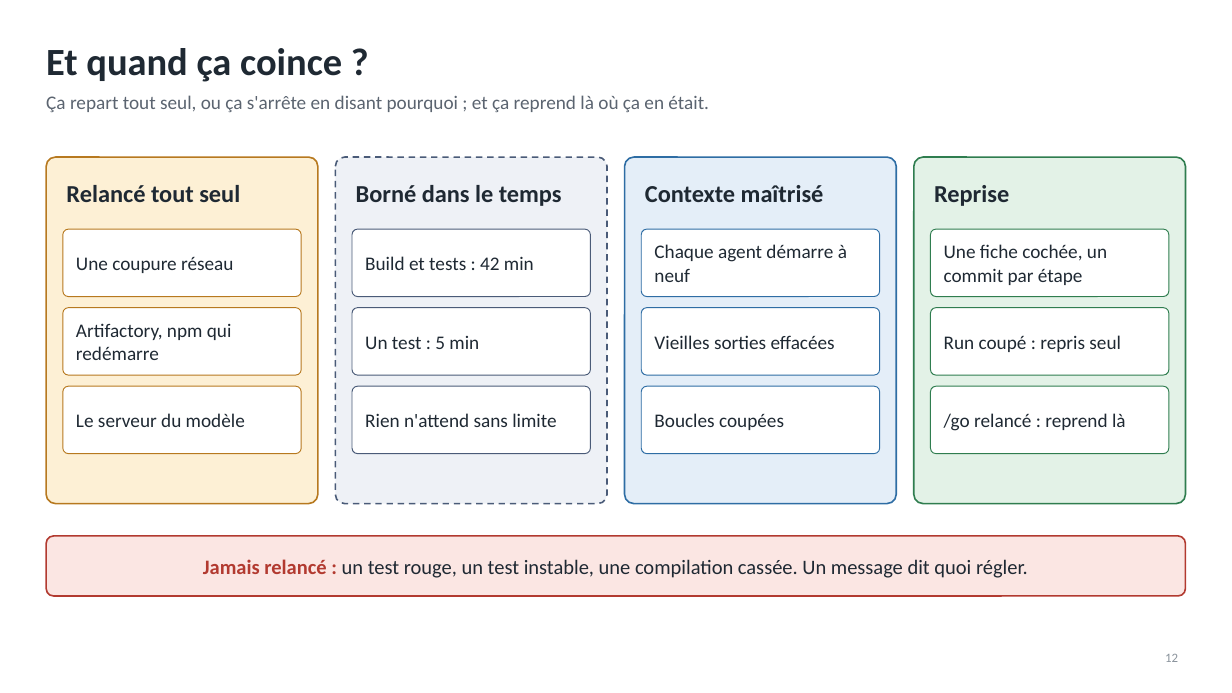
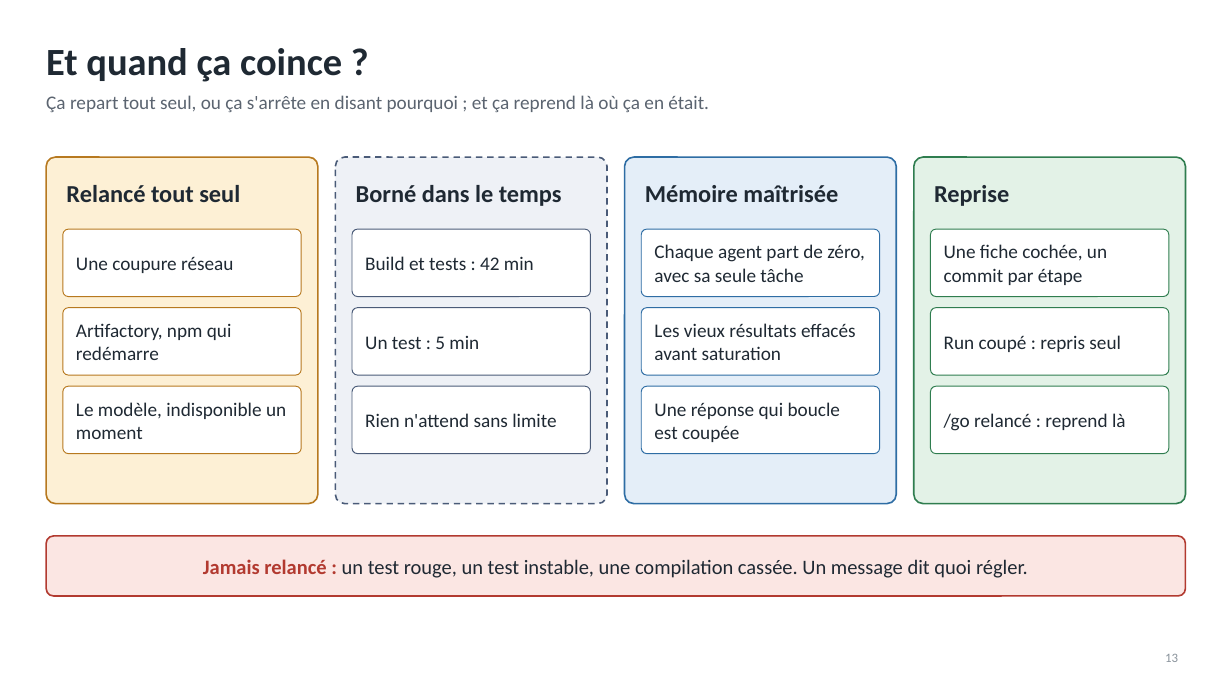
Before and after one commit to RabieDerouiche/OpenRDCode, a slide deck: slide 13 of opencode-v2/docs/presentation-tech-leads.pptx (slide 12 before the commit). Drawn at 1232x693 pixels with LibreOffice and Linux fonts; fonts in the diff are those of the drawing. Boxes give left, top, right and bottom in pixels: in the first picture for what was removed or moved away, otherwise in the second. Text is boxed around its words. In the diff, an @@ line names an element or a change of style, - is before the commit and + after.

```diff
--- a/opencode-v2/docs/presentation-tech-leads.pptx
+++ b/opencode-v2/docs/presentation-tech-leads.pptx
@@ text at box(645, 185, 838, 202): text changed @@
-Contexte maîtrisé
+Mémoire maîtrisée
@@ text in rounded rectangle at box(654, 244, 865, 282): text changed @@
-Chaque agent démarre à neuf
+Chaque agent part de zéro, avec sa seule tâche
@@ text in rounded rectangle at box(654, 323, 856, 360): text changed @@
-Vieilles sorties effacées
+Les vieux résultats effacés avant saturation
@@ text in rounded rectangle at box(76, 402, 286, 439): text changed @@
-Le serveur du modèle
+Le modèle, indisponible un moment
@@ text in rounded rectangle at box(654, 402, 840, 442): text changed @@
-Boucles coupées
+Une réponse qui boucle est coupée
```
Also in this commit, not shown: 5 other slides changed, 1 slide added, 4 other files.
